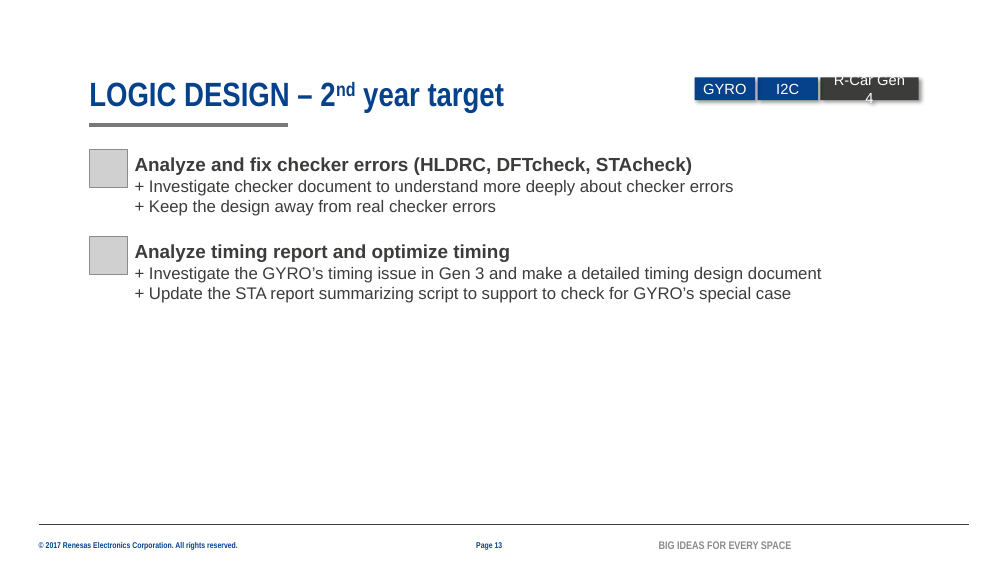
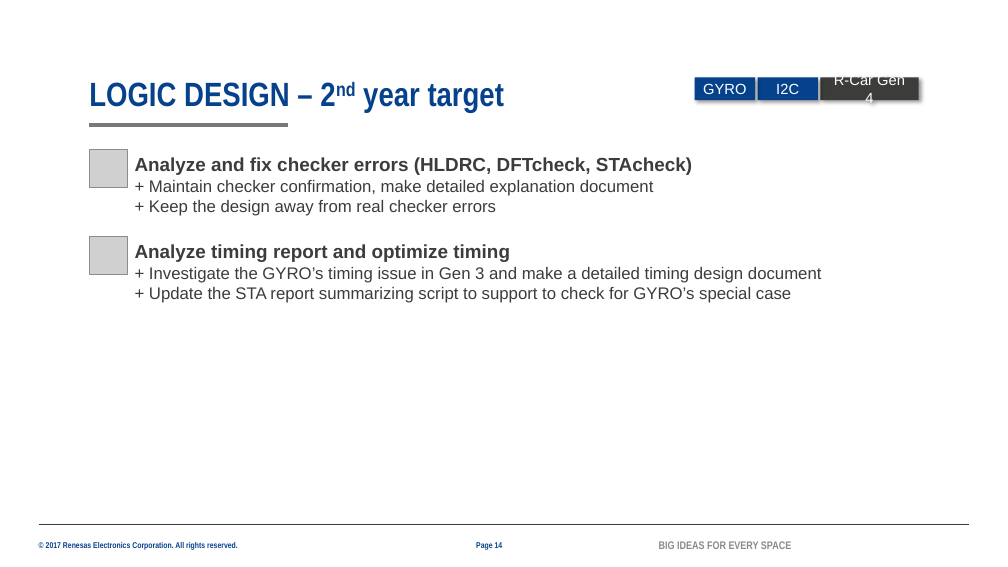
Before and after one commit to lesyhau/bridge, a slide deck: slide 14 of 2082_HauSyLe_PER_MentorMentee_26G.pptx (slide 13 before the commit). Drawn at 1008x567 pixels with LibreOffice and Linux fonts; fonts in the diff are those of the drawing; grey boxes stand for pictures; background and template pictures are left out. Boxes give left, top, right and bottom in pixels: in the first picture for what was removed or moved away, otherwise in the second. Text is boxed around its words. In the diff, an @@ line names an element or a change of style, - is before the commit and + after.

```diff
--- a/2082_HauSyLe_PER_MentorMentee_26G.pptx
+++ b/2082_HauSyLe_PER_MentorMentee_26G.pptx
@@ text at [149, 180, 654, 196]: text changed @@
-+ Investigate checker document to understand more deeply about checker errors
++ Maintain checker confirmation, make detailed explanation document
```
Also in this commit, not shown: 11 other slides changed, 2 slides added, 1 slide removed, 1 other file.
